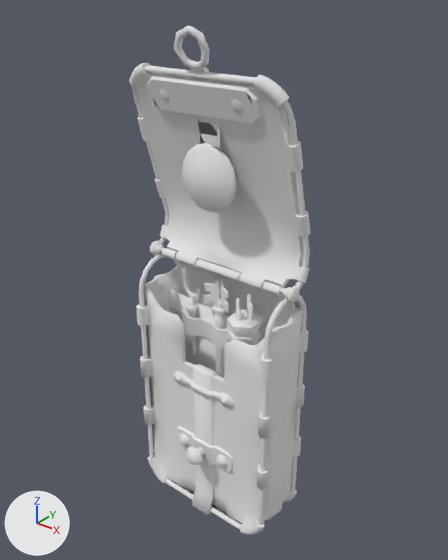
An edit to the glTF model model_export/t5_weapon_zom_moon_hacker_box_vm_lod0.gltf, drawn before and after from the same camera.
The view is the same before and after, from a camera (50 mm lens) standing at (8.72, -10.7, 13.52) and looking at (0.14, 0.03, 6.87). Lighting does not change. The marker at lower left points along +X, +Y and +Z. Vertices at the same position are counted once.

Script lines for the objects in view, before the commit:
```python
ob_surf0 = bpy.data.objects.new('surf0', me_mesh_0)
ob_surf0.location = (0.0, 0.0, 0.0)
ob_surf1 = bpy.data.objects.new('surf1', me_mesh_1)
ob_surf1.location = (0.0, 0.0, 0.0)
ob_surf2 = bpy.data.objects.new('surf2', me_mesh_2)
ob_surf2.location = (0.0, 0.0, 0.0)
ob_surf3 = bpy.data.objects.new('surf3', me_mesh_3)
ob_surf3.location = (0.0, 0.0, 0.0)
ob_surf4 = bpy.data.objects.new('surf4', me_mesh_4)
ob_surf4.location = (0.0, 0.0, 0.0)
ob_surf9 = bpy.data.objects.new('surf9', me_mesh_9)
ob_surf9.location = (0.0, 0.0, 0.0)
# also in view: 'surf5' at (-0.01, 0.03, 3.5); 'surf10' at (-0.54, 0.2, 4.56)
```
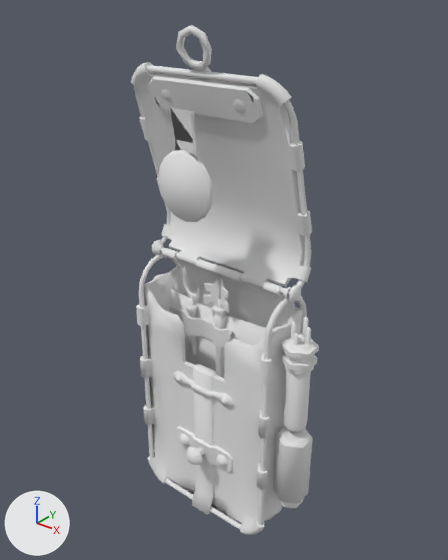
Changed parts and their boxes [x1, y1, x2, y2] in the pictures (448 x 560 px):
'surf4', mesh moved
    before: [129, 63, 310, 290]
    after: [131, 62, 312, 289]
'surf1', mesh moved
    before: [132, 25, 310, 303]
    after: [134, 25, 312, 302]
'surf0', mesh moved
    before: [182, 118, 237, 212]
    after: [158, 108, 213, 222]
'surf2', mesh moved
    before: [227, 294, 262, 345]
    after: [273, 317, 319, 508]
'surf9', mesh moved (not visible before)
    after: [284, 370, 311, 433]

Diff of the bpy script that builds the scene:
```diff
--- a/model_export/t5_weapon_zom_moon_hacker_box_vm_lod0.gltf.py
+++ b/model_export/t5_weapon_zom_moon_hacker_box_vm_lod0.gltf.py
@@ me_mesh_0 @@
 me_mesh_0.from_pydata(...)  # 61 vertices, 106 faces; spans x -0.8..0.79, y -0.61..-0.29, z 8.69..11.12
 # used by ob_surf0; location = (0.0, 0.0, 0.0)
+# me_mesh_0 part 1: the whole mesh is moved by (0.0, -0.79, 0.0)
 me_mesh_0.materials.append(mat_mc_mtl_p_zom_moon_hacker_brass)
@@ me_mesh_1 @@
 me_mesh_1.from_pydata(...)  # 434 vertices, 651 faces; spans x -2.29..2.27, y -0.92..0.7, z 6.91..12.7
 # used by ob_surf1; location = (0.0, 0.0, 0.0)
+# me_mesh_1 part 2: the whole mesh is moved by (0.0, 0.07, 0.0)
 me_mesh_1.materials.append(mat_mc_mtl_p_zom_moon_hacker_brass)
@@ me_mesh_2 @@
 me_mesh_2.from_pydata(...)  # 271 vertices, 442 faces; spans x 0.45..1.23, y -0.51..0.39, z 1.07..6.68
 # used by ob_surf2; location = (0.0, 0.0, 0.0)
+# me_mesh_2 part 3: the whole mesh is moved by (1.68, -0.11, 0.0)
 me_mesh_2.materials.append(mat_mc_mtl_zombie_teleport_mainframe_shaft)
@@ me_mesh_4 @@
 me_mesh_4.from_pydata(...)  # 256 vertices, 508 faces; spans x -2.28..2.25, y -0.74..0.63, z 6.99..11.87
 # used by ob_surf4; location = (0.0, 0.0, 0.0)
+# me_mesh_4 part 4: the whole mesh is moved by (0.0, 0.07, 0.0)
 me_mesh_4.materials.append(mat_mc_mtl_p_zom_moon_hacker_leather)
@@ me_mesh_9 @@
 me_mesh_9.from_pydata(...)  # 49 vertices, 88 faces; spans x 0.56..1.14, y -0.35..0.23, z 3.67..5.5
 # used by ob_surf9; location = (0.0, 0.0, 0.0)
+# me_mesh_9 part 5: the whole mesh is moved by (1.68, -0.11, 0.0)
 me_mesh_9.materials.append(mat_mc_mtl_vacuum_tube_glass)
```
